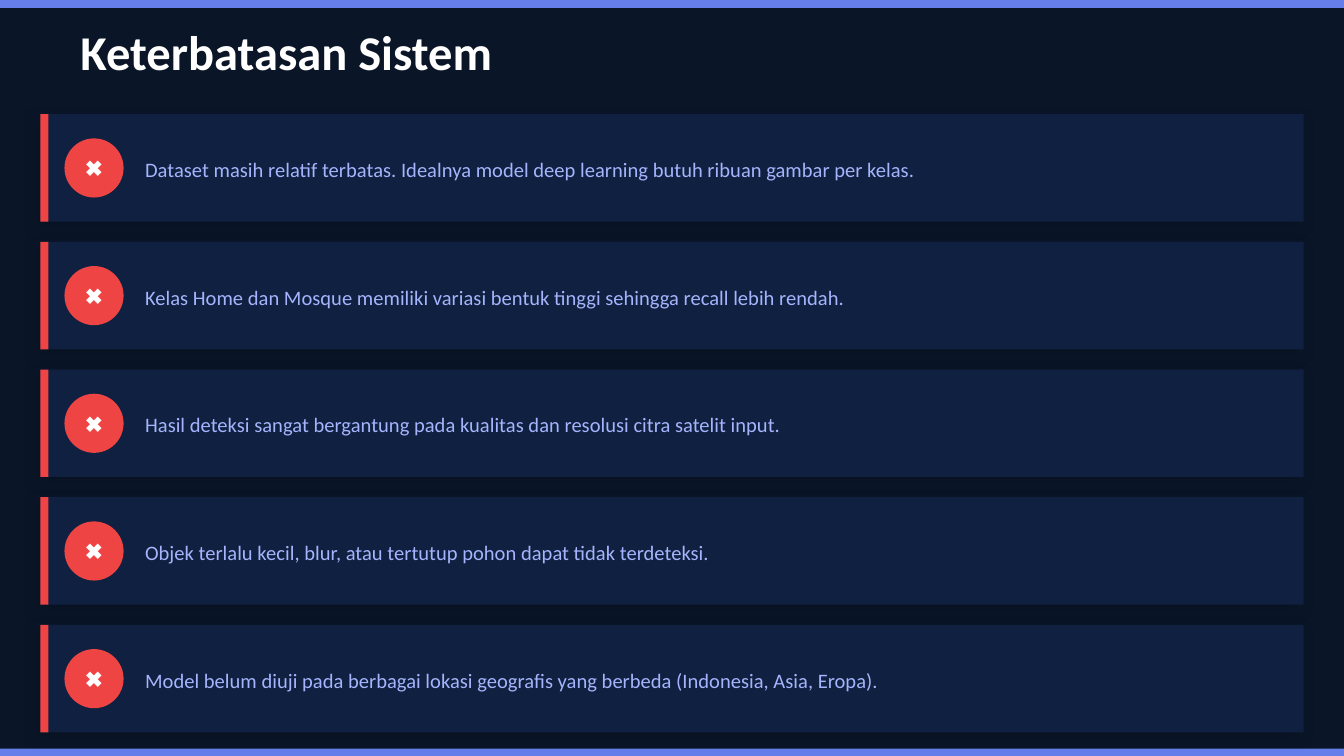
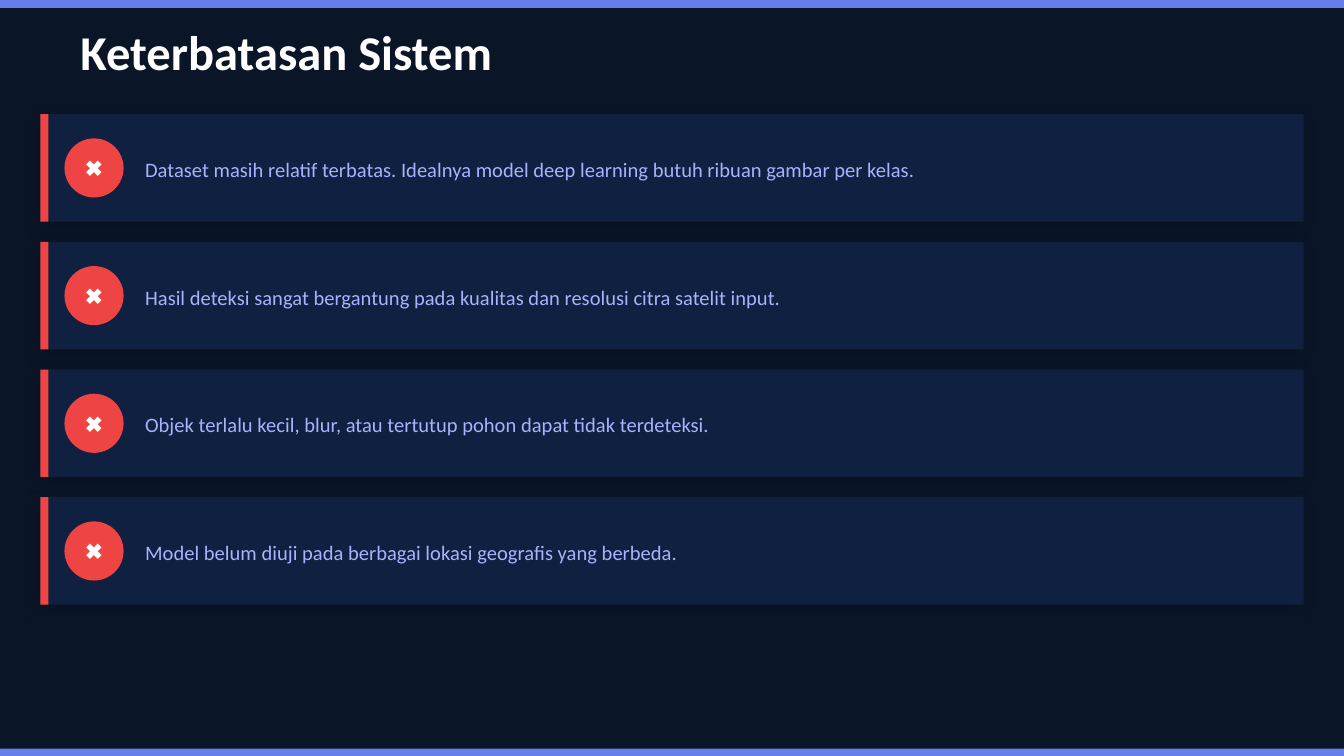
Before and after one commit to radithyawp/project-SC_YOLO, a slide deck: slide 28 of ppt/Building_Detection_YOLOv8_PPT.pptx. Drawn at 1344x756 pixels with LibreOffice and Linux fonts; fonts in the diff are those of the drawing. Boxes give left, top, right and bottom in pixels: in the first picture for what was removed or moved away, otherwise in the second. Text is boxed around its words. In the diff, an @@ line names an element or a change of style, - is before the commit and + after.

Commit message:
update ppt

```diff
--- a/ppt/Building_Detection_YOLOv8_PPT.pptx
+++ b/ppt/Building_Detection_YOLOv8_PPT.pptx
@@ text at [145, 290, 780, 309]: text changed @@
-Kelas Home dan Mosque memiliki variasi bentuk tinggi sehingga recall lebih rendah.
+Hasil deteksi sangat bergantung pada kualitas dan resolusi citra satelit input.
@@ text at [145, 417, 709, 436]: text changed @@
-Hasil deteksi sangat bergantung pada kualitas dan resolusi citra satelit input.
+Objek terlalu kecil, blur, atau tertutup pohon dapat tidak terdeteksi.
@@ text at [145, 545, 677, 564]: text changed @@
-Objek terlalu kecil, blur, atau tertutup pohon dapat tidak terdeteksi.
+Model belum diuji pada berbagai lokasi geografis yang berbeda.
@@ rectangle removed at [40, 625, 1304, 732] @@
@@ rectangle removed at [40, 625, 48, 732] @@
@@ ellipse removed at [65, 649, 124, 708] @@
@@ text removed at [65, 649, 124, 708] @@
-✖
@@ text removed at [145, 673, 878, 692] @@
-Model belum diuji pada berbagai lokasi geografis yang berbeda (Indonesia, Asia, Eropa).
```
Also in this commit, not shown: 1 other slide changed.
